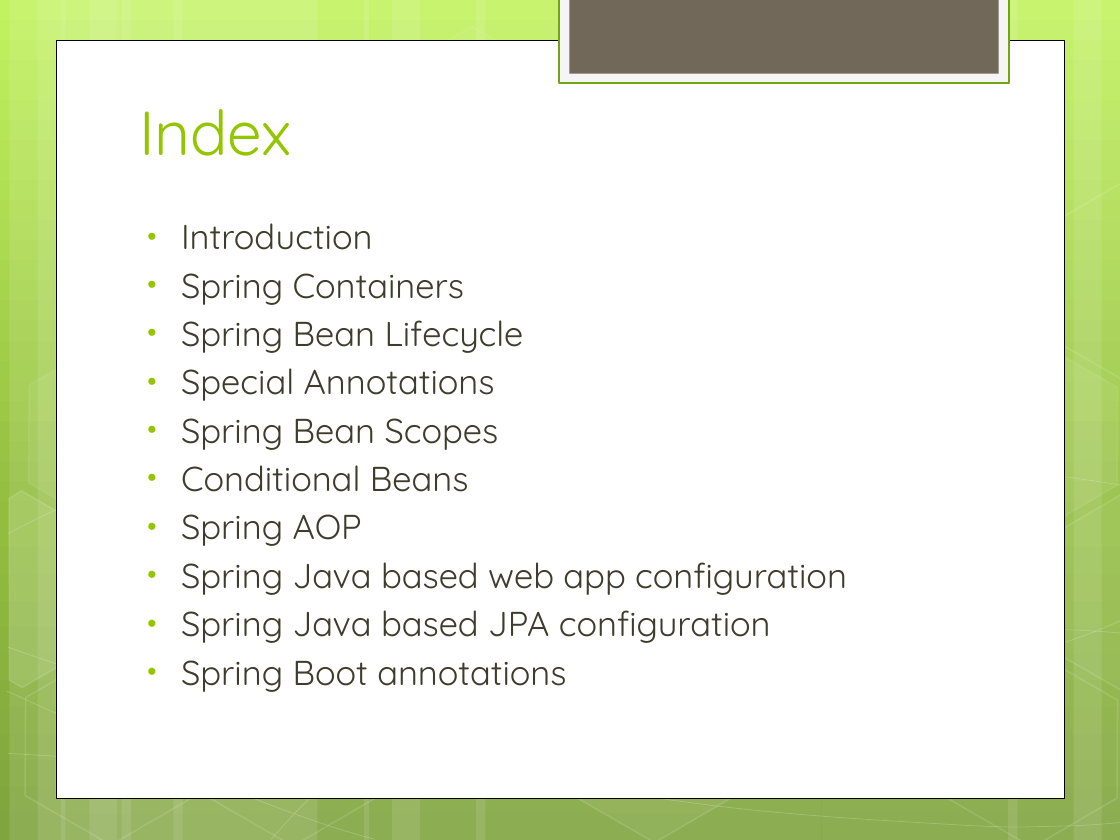
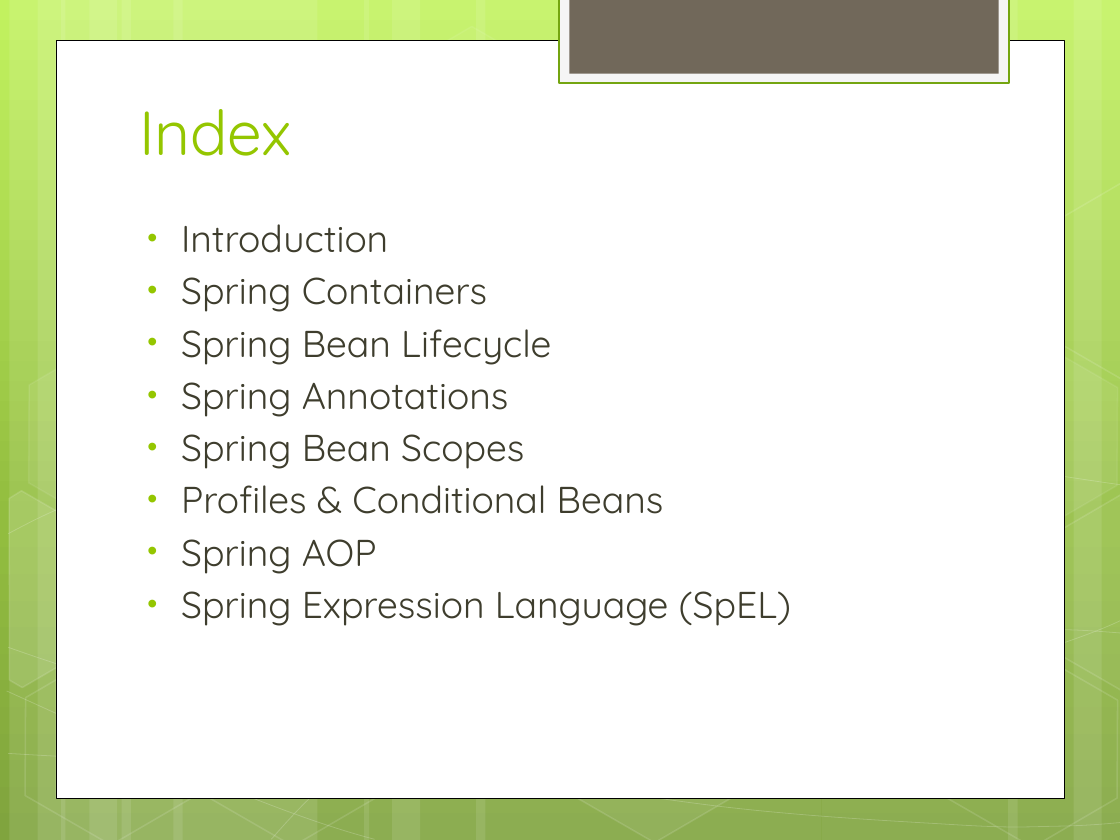
Before and after one commit to IPython-Learn/spring-java-training, a slide deck: slide 2 of SpringJavaTraining.pptx. Drawn at 1120x840 pixels with LibreOffice and Linux fonts; fonts in the diff are those of the drawing. Boxes give left, top, right and bottom in pixels: in the first picture for what was removed or moved away, otherwise in the second. Text is boxed around its words. In the diff, an @@ line names an element or a change of style, - is before the commit and + after.

Commit message:
conditional beans

```diff
--- a/SpringJavaTraining.pptx
+++ b/SpringJavaTraining.pptx
@@ text at bbox=[181, 224, 551, 574]: size 22.2 to 24 pt in "Introduction", "Spring Containers", "Spring Bean Lifecycle", "Spring Bean Scopes" and 1 more places @@
@@ text at bbox=[181, 382, 509, 417]: text changed; size 22.2 to 24 pt @@
-• Special Annotations
+• Spring Annotations
@@ text at bbox=[181, 485, 664, 514]: text changed; size 22.2 to 24 pt @@
-• Conditional Beans
+• Profiles & Conditional Beans
@@ text at bbox=[181, 591, 791, 626]: text changed; size 22.2 to 24 pt @@
-• Spring Java based web app configuration
-• Spring Java based JPA configuration
-• Spring Boot annotations
+• Spring Expression Language (SpEL)
```
Also in this commit, not shown: 7 other slides changed, 6 slides added, 8 slides removed, 23 other files.
